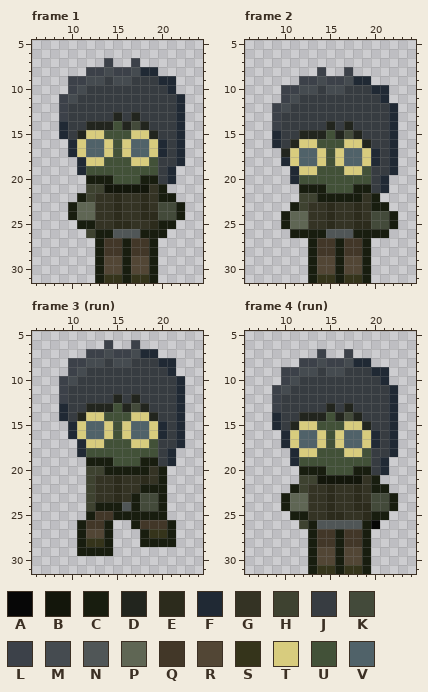
A pixel-art file gets an edit: assets/sprites/enemy/nohead/nohead.aseprite. This is how it looked before the edit.
32x32 pixels, 8 frames. Colours within 5 levels of each other are drawn and written as one. Shown: frame 1: x 6..24, y 5..31; frame 2: x 6..24, y 5..31; frame 3 (run): x 6..24, y 5..31; frame 4 (run): x 6..24, y 5..31. The commit also changed other frames, which this record leaves out.
Palette (. is transparent): A #070707  B #13160b  C #181d0f  D #22251e  E #2c2b1c  F #202934  G #343324  H #3e4230  J #373c41  K #434a3a  L #3c4149  M #454b50  N #505657  P #5f6654  Q #423728  R #524635  S #35341b  T #d8cc7e  U #425138  V #506269
Now the later version:
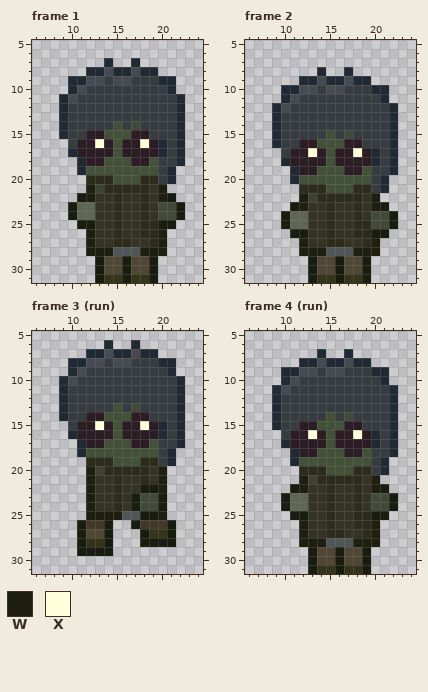
Colours new in this view: W #1f1f11  X #ffffdb
What changed:
@@ palette @@
-T #d8cc7e
+T #2b1d23
--- frame 1, layer "Layer 1"
@@ x 6..24 @@
  6 ...................
- 7 ........L..L.......
- 8 ......LLMLLMFF.....
- 9 ....LLMMJMMJJJFF...
-10 ....LMJJJJJJJJJF...
-11 ...LMJJJJJJJJJJJF..
-12 ...LJJJJJJJJJJJJF..
-13 ...LJJJJJDJDJJJJF..
-14 ...FJJDDDUDKDJJJF..
-15 ...FJDTTUUUTTDJJF..
-16 ....FTVVTUTVVTFJF..
-17 ....FTVVTUTVVTFJF..
+ 7 ........F..F.......
+ 8 ......FFMFFMFF.....
+ 9 ....FFMMJMMJJJFF...
+10 ....FMJJJJJJJJJF...
+11 ...FMJJJJJJJJJJJF..
+12 ...FJJJJJJJJJJJJF..
+13 ...FJJJJJJJJJJJJF..
+14 ...FJJJJJUJKJJJJF..
+15 ...FJJTTUUUTTJJJF..
+16 ....JTTXTUTTXTFJF..
+17 ....FTTTTUTTTTFJF..
 18 .....FTTUUUTTUJJF..
 19 .....FUUUUUUUUJF...
-20 ......CCCUUUCCJF...
-21 ......HHBBBBBGC....
-22 .....CHGGEGGEGCC...
+20 ......EEEUUUEEJF...
+21 ......WHEEEEEGW....
+22 .....CWGGEGGEGWC...
 23 ....CPPGGEGGEGKKC..
-24 ....CPPGGEGGEEKKC..
-25 .....CCGGEEGGECC...
-26 ......HCCNNNCCC....
-27 .......CQQCQQC.....
-28 .......CQQCQQC.....
+24 ....CPPGGEGGEGKKC..
+25 .....CCGGEGGEECC...
+26 ......WGGEGGEEW....
+27 ......WGGEEGGEW....
+28 ......WWWNNNWWW....
 29 .......CRRCRRC.....
--- frame 2, layer "Layer 1"
@@ x 6..24 @@
  7 ...................
- 8 ........L..L.......
- 9 ......LLMLLMFF.....
-10 ....LLMMJMMJJJFF...
-11 ....LMJJJJJJJJJF...
-12 ...LMJJJJJJJJJJJF..
-13 ...LJJJJJJJJJJJJF..
-14 ...LJJJJJDJDJJJJF..
-15 ...FJJDDDUDKDJJJF..
-16 ...FJDTTUUUTTDJJF..
-17 ....DTVVTUTVVTFJF..
-18 ....FTVVTUTVVTFJF..
+ 8 ........F..F.......
+ 9 ......FFMFFMFF.....
+10 ....FFMMJMMJJJFF...
+11 ....FMJJJJJJJJJF...
+12 ...FMJJJJJJJJJJJF..
+13 ...FJJJJJJJJJJJJF..
+14 ...FJJJJJJJJJJJJF..
+15 ...FJJJJJUJKJJJJF..
+16 ...FJJTTUUUTTJJJF..
+17 ....JTTXTUTTXTFJF..
+18 ....FTTTTUTTTTFJF..
 19 .....FTTUUUTTUJJF..
 20 .....FUUUUUUUUJF...
-21 ......CCCUUUCCJF...
-22 ......HHCCCCCGC....
-23 .....CHGGEGGEGCC...
+21 ......EEEUUUEEJF...
+22 ......WHEEEEEGW....
+23 .....CWGGEGGEGWC...
 24 ....CPPGGEGGEGKKC..
 25 ....CPPGGEGGEEKKC..
-26 .....CCCCNNNCCCC...
-27 .......CQQCQQC.....
-28 .......CQQCQQC.....
+26 .....CCGGEGGEECC...
+27 ......WGGEEGGEW....
+28 ......WWWNNNWWW....
 29 .......CRRCRRC.....
--- frame 3 (run), layer "Layer 1"
@@ x 6..24 @@
  5 ...................
- 6 ........L..L.......
- 7 ......LLMLLMFF.....
- 8 ....LLMMJMMJJJFF...
- 9 ....LMJJJJJJJJJF...
-10 ...LMJJJJJJJJJJJF..
-11 ...LJJJJJJJJJJJJF..
-12 ...LJJJJJDJDJJJJF..
-13 ...FJJDDDUDKDJJJF..
-14 ...FJDTTUUUTTDJJF..
-15 ....FTVVTUTVVTFJF..
-16 ....FTVVTUTVVTFJF..
+ 6 ........F..F.......
+ 7 ......FFMFFMFF.....
+ 8 ....FFMMJMMJJJFF...
+ 9 ....FMJJJJJJJJJF...
+10 ...FMJJJJJJJJJJJF..
+11 ...FJJJJJJJJJJJJF..
+12 ...FJJJJJJJJJJJJF..
+13 ...FJJJJJUJKJJJJF..
+14 ...FJJTTUUUTTJJJF..
+15 ....JTTXTUTTXTFJF..
+16 ....FTTTTUTTTTFJF..
 17 .....FTTUUUTTUJJF..
 18 .....FUUUUUUUUJF...
-19 ......CCCUUUCCJF...
-20 ......HHCCCCCGC....
-21 ......HGGEGGEGC....
-22 ......HGGEGGCCC....
-23 ......HGGEGCKKC....
-24 ......HCCCNCKKC....
-25 ......CQQCCCCCC....
+19 ......EEEUUUEEJF...
+20 ......WHEEEEEGW....
+21 ......WGGEGGEGW....
+22 ......WGGEGGCCW....
+23 ......WGGEGCKKC....
+24 ......WGGEGCKKC....
+25 ......WWWWNNCCW....
 26 .....CQQC..CQQQC...
--- frame 4 (run), layer "Layer 1"
@@ x 6..24 @@
  6 ...................
- 7 ........L..L.......
- 8 ......LLMLLMFF.....
- 9 ....LLMMJMMJJJFF...
-10 ....LMJJJJJJJJJF...
-11 ...LMJJJJJJJJJJJF..
-12 ...LJJJJJJJJJJJJF..
-13 ...LJJJJJDJDJJJJF..
-14 ...FJJDDDUDKDJJJF..
-15 ...FJDTTUUUTTDJJF..
-16 ....FTVVTUTVVTFJF..
-17 ....FTVVTUTVVTFJF..
+ 7 ........F..F.......
+ 8 ......FFMFFMFF.....
+ 9 ....FFMMJMMJJJFF...
+10 ....FMJJJJJJJJJF...
+11 ...FMJJJJJJJJJJJF..
+12 ...FJJJJJJJJJJJJF..
+13 ...FJJJJJJJJJJJJF..
+14 ...FJJJJJUJKJJJJF..
+15 ...FJJTTUUUTTJJJF..
+16 ....JTTXTUTTXTFJF..
+17 ....FTTTTUTTTTFJF..
 18 .....FTTUUUTTUJJF..
 19 .....FUUUUUUUUJF...
-20 ......CCCUUUCCJF...
-21 ......HHBBBBBGC....
-22 .....CHGGEGGEGCC...
+20 ......EEEUUUEEJF...
+21 ......WHEEEEEGW....
+22 .....CWGGEGGEGWC...
 23 ....CPPGGEGGEGKKC..
-24 ....CPPGGEGGEEKKC..
-25 .....CCGGEEGGECC...
-26 ......HCNNNNNCA....
-27 .......CQQCQQC.....
-28 .......CQQCQQC.....
+24 ....CPPGGEGGEGKKC..
+25 .....CCGGEGGEECC...
+26 ......WGGEGGEEW....
+27 ......WGGEEGGEW....
+28 ......WWWNNNWWW....
 29 .......CRRCRRC.....
